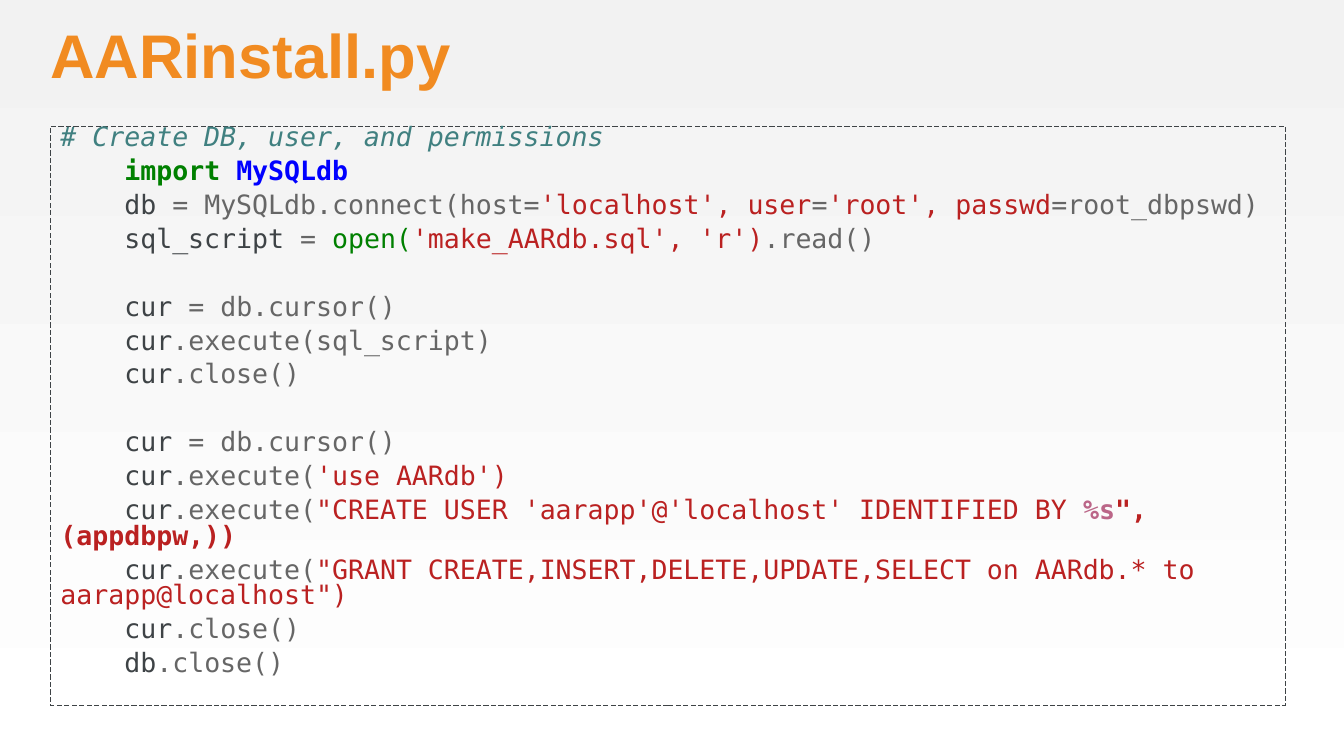
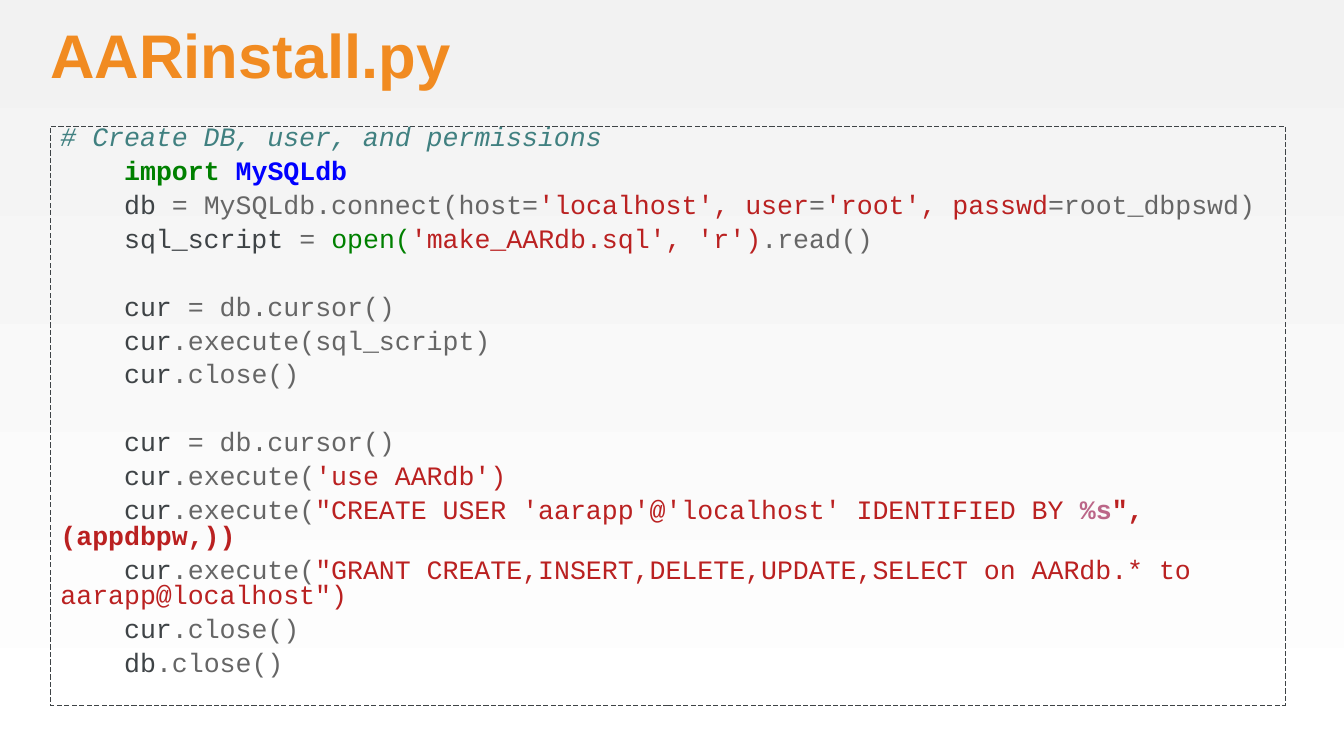
Before and after one commit to chef-training/workshops, a slide deck: slide 17 of Awesome_Appliance_Repair/AwesomeApplicanceRepair.pptx. Drawn at 1344x756 pixels with LibreOffice and Linux fonts; fonts in the diff are those of the drawing; background and template pictures are left out. Boxes give left, top, right and bottom in pixels: in the first picture for what was removed or moved away, otherwise in the second. Text is boxed around its words. In the diff, an @@ line names an element or a change of style, - is before the commit and + after.

Commit message:
Update the command slides
* Change font and layout
* Break up the multi-step slides into multiple slides

```diff
--- a/Awesome_Appliance_Repair/AwesomeApplicanceRepair.pptx
+++ b/Awesome_Appliance_Repair/AwesomeApplicanceRepair.pptx
@@ text "# Create DB, user, and ..." at [50,126,1286,706]: font DejaVu Sans Mono to Courier New @@
```
Also in this commit, not shown: 16 other slides changed, 7 slides added, 1 other file.
